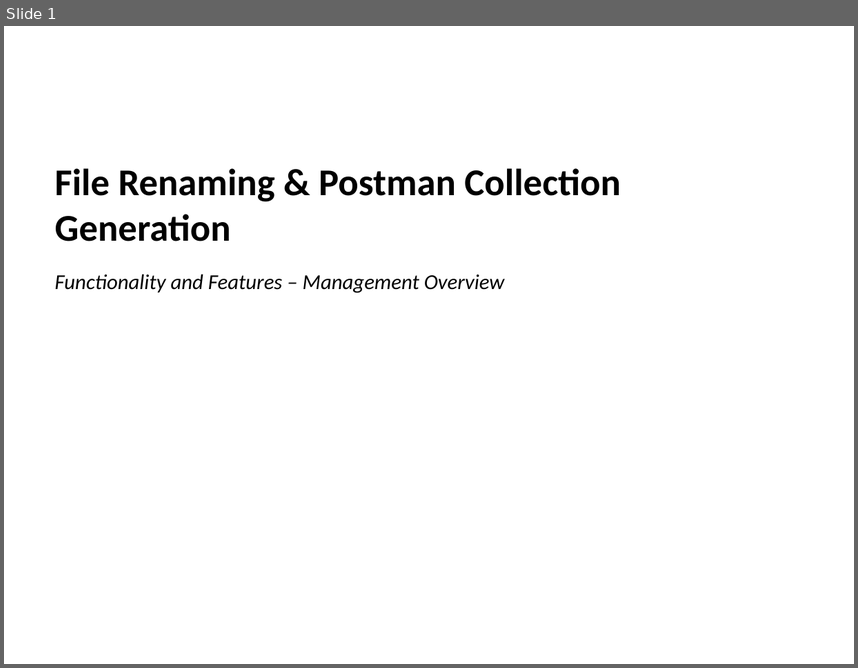
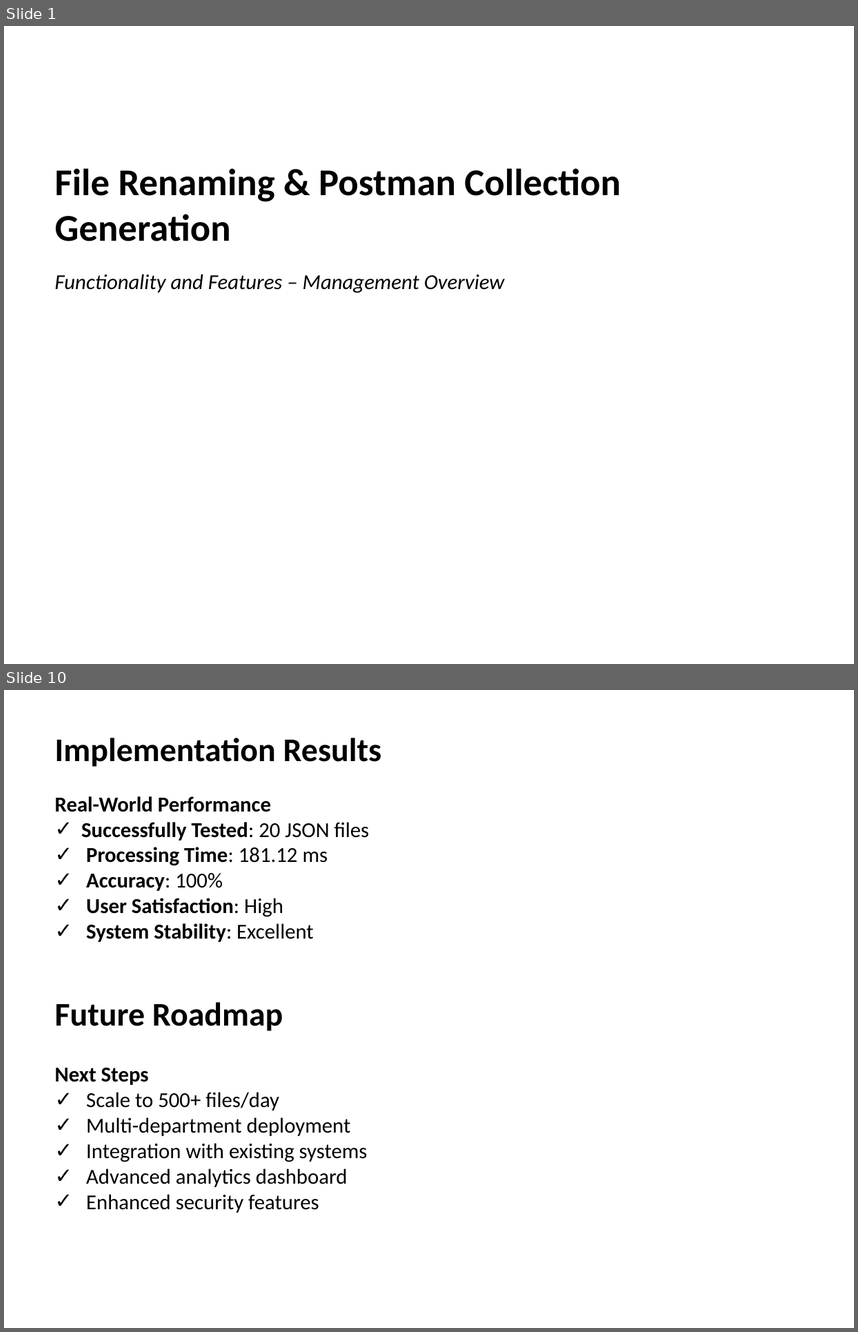
Before and after one commit to vishnupriyancode/renaming_files, a slide deck: Docs/Project_Overview_Management.pptx. Shown one above the other, each under a label of ours: slide 1 before the commit, slides 1 and 10 after it; the slides between them are not shown. The pictures are 858x668 and 858x1332 pixels, drawn with LibreOffice and Linux fonts; fonts in the diff are those of the drawing. Boxes give left, top, right and bottom in pixels: in the first picture for what was removed or moved away, otherwise in the second. Text is boxed around its words. In the diff, an @@ line names an element or a change of style, - is before the commit and + after.

```diff
--- a/Docs/Project_Overview_Management.pptx
+++ b/Docs/Project_Overview_Management.pptx
@@ slide 10 added at bbox=[4, 690, 854, 1328], background #FFFFFF @@
@@ text added at bbox=[55, 738, 382, 767], 28 pt, text #000000, bold @@
+Implementation Results
@@ text added at bbox=[55, 796, 370, 942], 18 pt, text #000000, bold @@
+Real-World Performance
+✓ Successfully Tested: 20 JSON files
+✓ Processing Time: 181.12 ms
+✓ Accuracy: 100%
+✓ User Satisfaction: High
+✓ System Stability: Excellent
@@ text added at bbox=[55, 1002, 283, 1031], 28 pt, text #000000, bold @@
+Future Roadmap
@@ text added at bbox=[55, 1067, 368, 1212], 18 pt, text #000000 @@
+Next Steps
+✓ Scale to 500+ files/day
+✓ Multi-department deployment
+✓ Integration with existing systems
+✓ Advanced analytics dashboard
+✓ Enhanced security features
```
Also in this commit, not shown: 4 slides changed, 5 other slides added, 15 other files.
